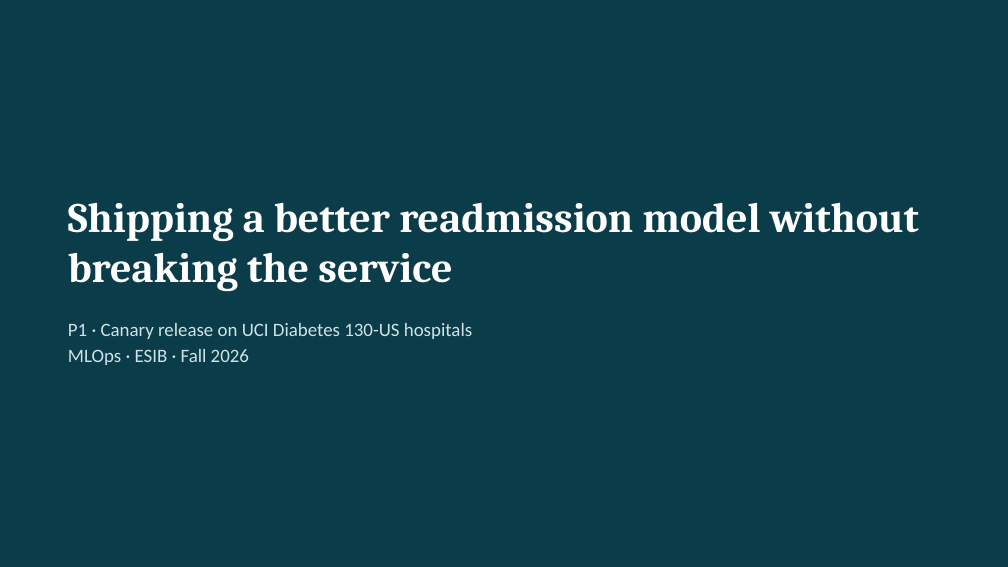
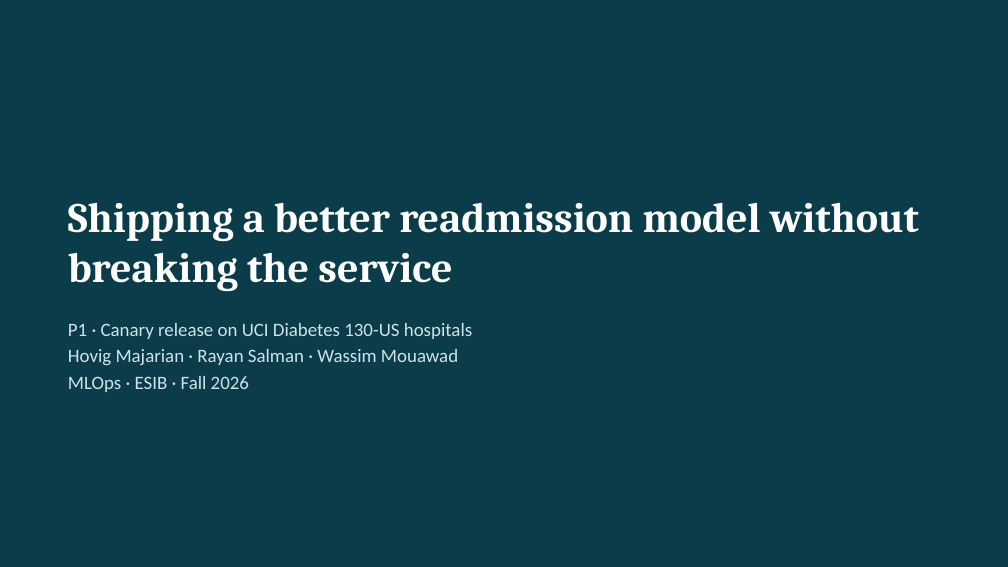
Before and after one commit to HoviGtaV/mlops-p1-canary, a slide deck: slide 1 of report/slides.pptx. Drawn at 1008x567 pixels with LibreOffice and Linux fonts; fonts in the diff are those of the drawing. Boxes give left, top, right and bottom in pixels: in the first picture for what was removed or moved away, otherwise in the second. Text is boxed around its words. In the diff, an @@ line names an element or a change of style, - is before the commit and + after.

```diff
--- a/report/slides.pptx
+++ b/report/slides.pptx
@@ text at (68,349,458,366): paragraph added @@
+Hovig Majarian · Rayan Salman · Wassim Mouawad
```
Also in this commit, not shown: 5 other files.
